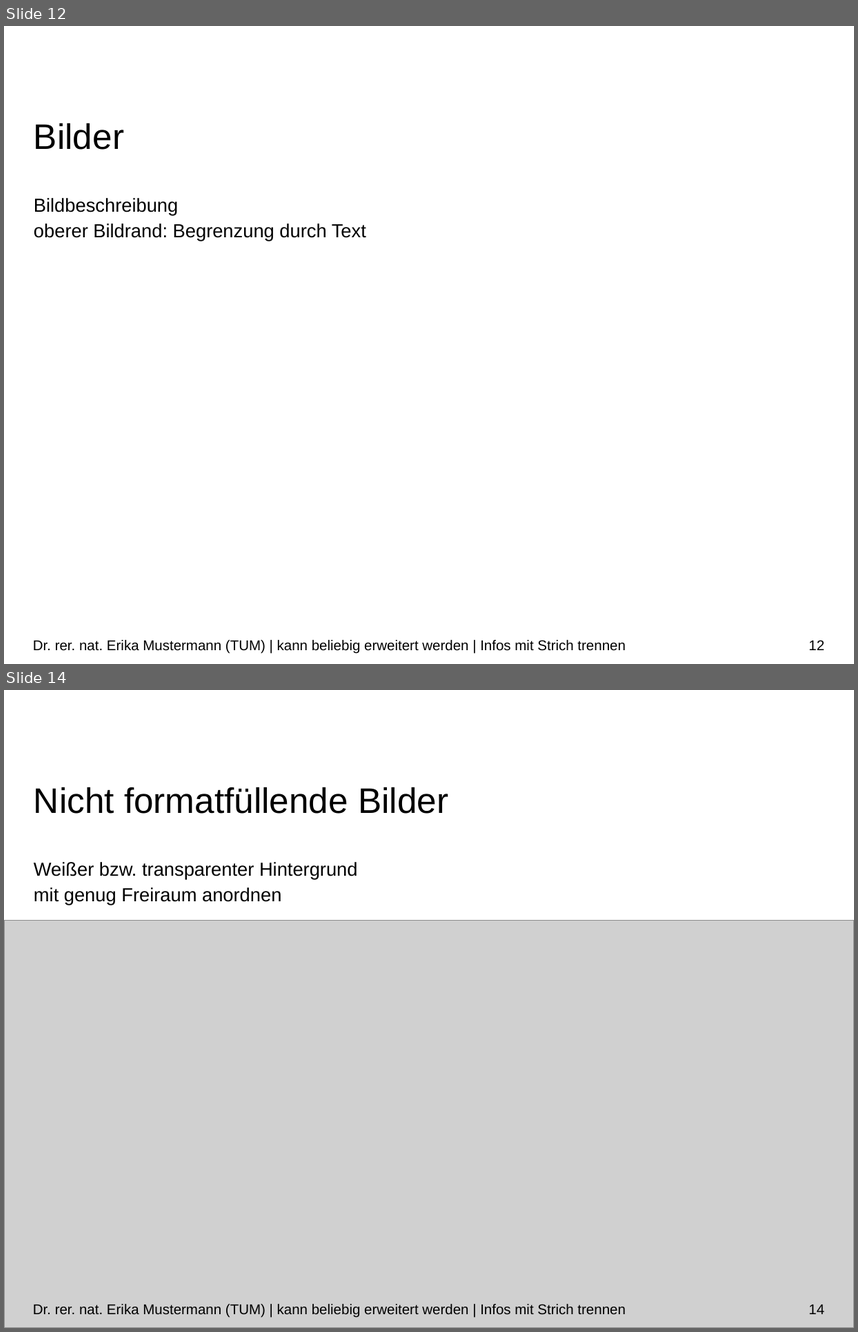
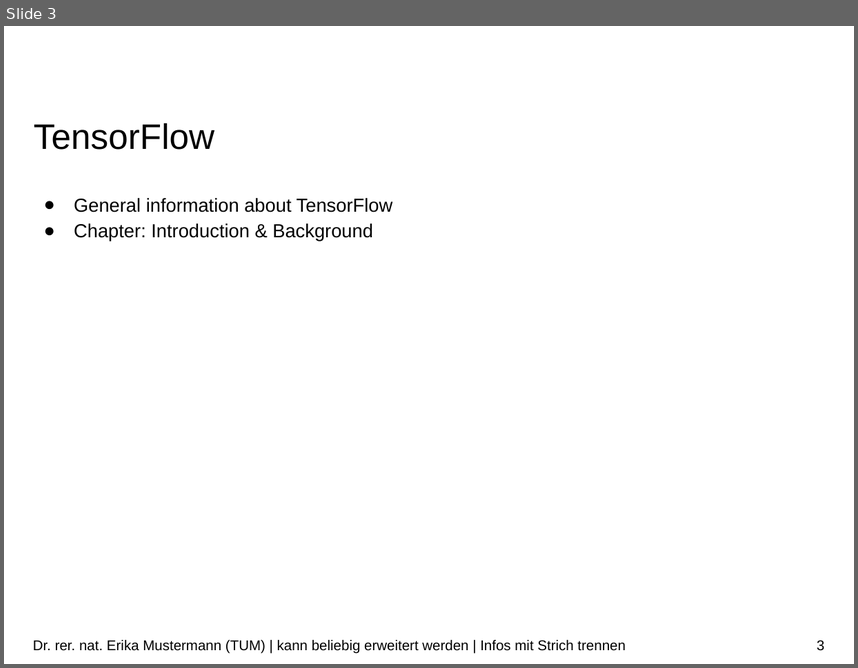
Before and after one commit to ekm01/EPHPC, a slide deck: Presentation/EPHPC_Presentation.odp. Shown one above the other, each under a label of ours: slides 12 and 14 before the commit, slide 3 after it; the slides between them are not shown. The pictures are 858x1332 and 858x668 pixels, drawn with LibreOffice and Linux fonts; fonts in the diff are those of the drawing; grey boxes stand for pictures; background and template pictures are left out. Boxes give left, top, right and bottom in pixels: in the first picture for what was removed or moved away, otherwise in the second. Text is boxed around its words. In the diff, an @@ line names an element or a change of style, - is before the commit and + after.

```diff
--- a/Presentation/EPHPC_Presentation.odp
+++ b/Presentation/EPHPC_Presentation.odp
@@ slide 14 removed at [4, 690, 854, 1328], background #FFFFFF @@
@@ title removed at [34, 787, 448, 814] @@
-Nicht formatfüllende Bilder
@@ text removed at [34, 862, 358, 905] @@
-Weißer bzw. transparenter Hintergrund
-mit genug Freiraum anordnen
@@ picture removed at [4, 920, 854, 1328] @@
@@ text removed at [33, 1303, 625, 1317] @@
-Dr. rer. nat. Erika Mustermann (TUM) | kann beliebig erweitert werden | Infos mit Strich trennen
@@ page number removed at [809, 1304, 824, 1314] @@
-14
@@ what was slide 12 is now slide 3 @@
@@ slide 3 changed as well @@
@@ title at [34, 123, 214, 150]: text changed @@
-Bilder
+TensorFlow
@@ text removed at [34, 198, 366, 241] @@
-Bildbeschreibung
-oberer Bildrand: Begrenzung durch Text
@@ text added at [74, 198, 393, 241], 16 pt, text #000000 @@
+● General information about TensorFlow
+● Chapter: Introduction & Background
@@ page number at [817, 639, 824, 650]: text changed @@
-12
+3
```
Also in this commit, not shown: 6 other slides changed, 11 other slides removed, 1 other file.
